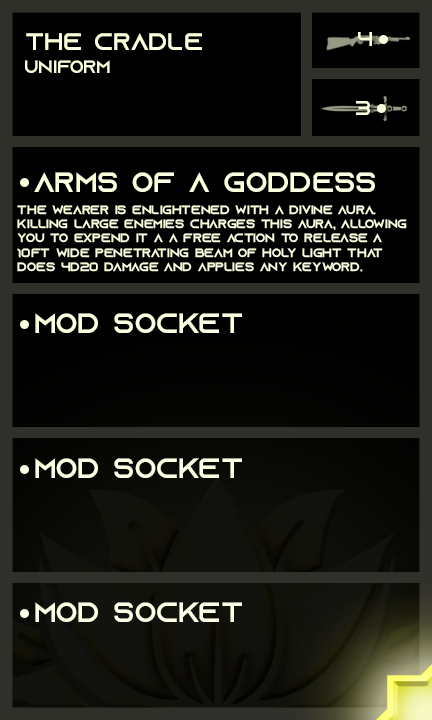
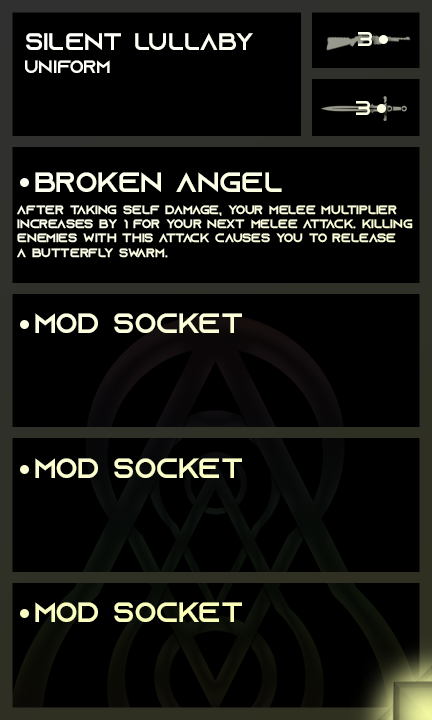
Revision of a layered 432 x 720 image; what changed, layer by layer:
hid group "Divine" (1st of 2, in "Rarity") (2 layers) over bbox(0, 0, 432, 720)
added group "Signatures" with 2 layers in group "Rarity" over bbox(0, 0, 432, 720)
added layer "Gradient" (multiply, 35%) in group "Signatures" over bbox(0, 0, 432, 720)
added layer "Sig" in group "Signatures" over bbox(348, 636, 432, 720)
painted on "Weapon Slots" over bbox(358, 32, 372, 46)
renamed "the cradle" to "silent lullaby", painted on it over bbox(26, 33, 253, 50)
renamed "the wearer is enlightened with a divine aura. killing large ene" to "after taking self damage, your melee multiplier increases by 1", painted on it over bbox(17, 205, 413, 272)
renamed "arms of a goddess" to "broken angel", painted on it over bbox(34, 172, 375, 192)
hid "Divine Lotus" over bbox(0, 474, 423, 710)
renamed "Layer 7" to "Signature", showed it, painted on it over bbox(7, 313, 424, 713)
